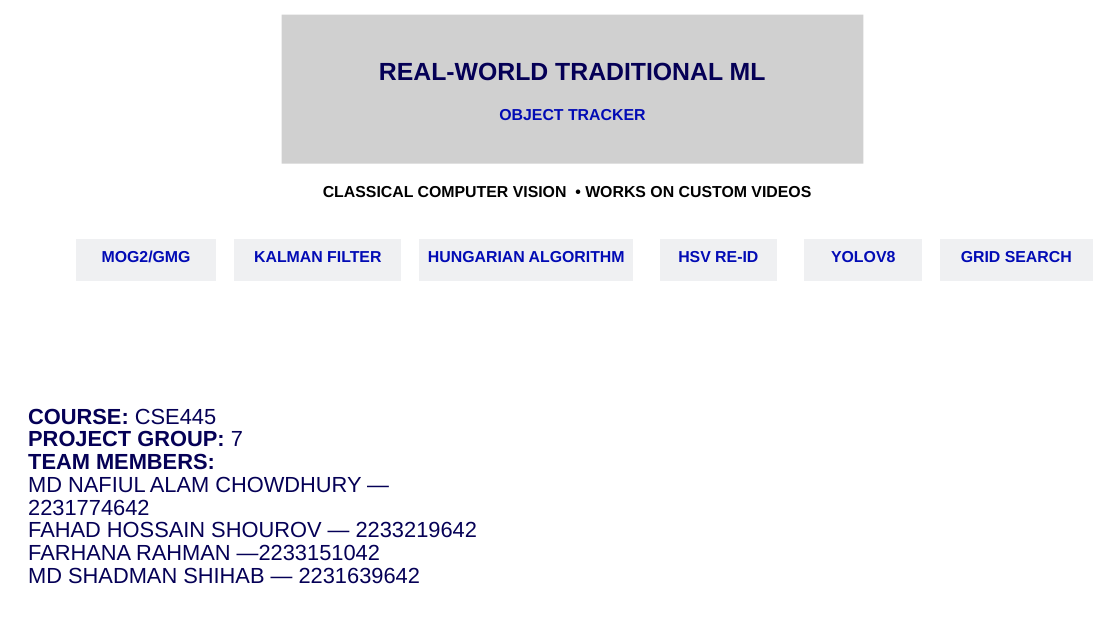
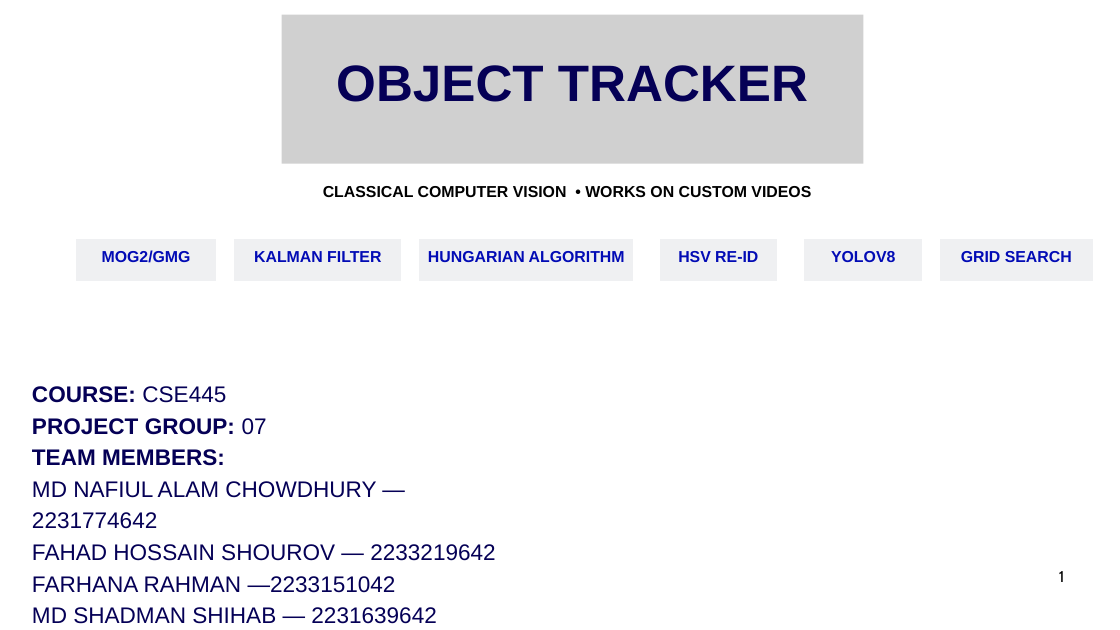
Before and after one commit to cyanide10/cse445project, a slide deck: slide 1 of other/445presentation.pptx. Drawn at 1120x630 pixels with LibreOffice and Linux fonts; fonts in the diff are those of the drawing; grey boxes stand for pictures; background and template pictures are left out. Boxes give left, top, right and bottom in pixels: in the first picture for what was removed or moved away, otherwise in the second. Text is boxed around its words. In the diff, an @@ line names an element or a change of style, - is before the commit and + after.

```diff
--- a/other/445presentation.pptx
+++ b/other/445presentation.pptx
@@ text "OBJECT TRACKER": place and size @@
-text "OBJECT TRACKER" at [499,109,646,120]
+text "OBJECT TRACKER" at [336,65,808,102]
@@ text "OBJECT TRACKER" at [336,65,808,102]: size 20.4 to 65.8 pt, text colour #020BB5 to #050056; line spacing 21.3pt to 68.5pt @@
@@ text removed at [379,62,766,81] @@
-REAL-WORLD TRADITIONAL ML
@@ text at [32,386,495,624]: size 28.1 to 29 pt; line spacing 29.2pt to 40.6pt @@
@@ text "COURSE: CSE445": place and size @@
-text "COURSE: CSE445" at [28,408,477,584]
+text "COURSE: CSE445" at [32,386,495,624]
@@ text at [32,418,267,435]: text changed; size 28.1 to 29 pt @@
-PROJECT GROUP: 7
+PROJECT GROUP: 07
@@ text added at [1059,571,1065,582], 20 pt, text #000000 @@
+1
```
Also in this commit, not shown: 11 other slides changed, 5 slides added, 1 slide removed.
